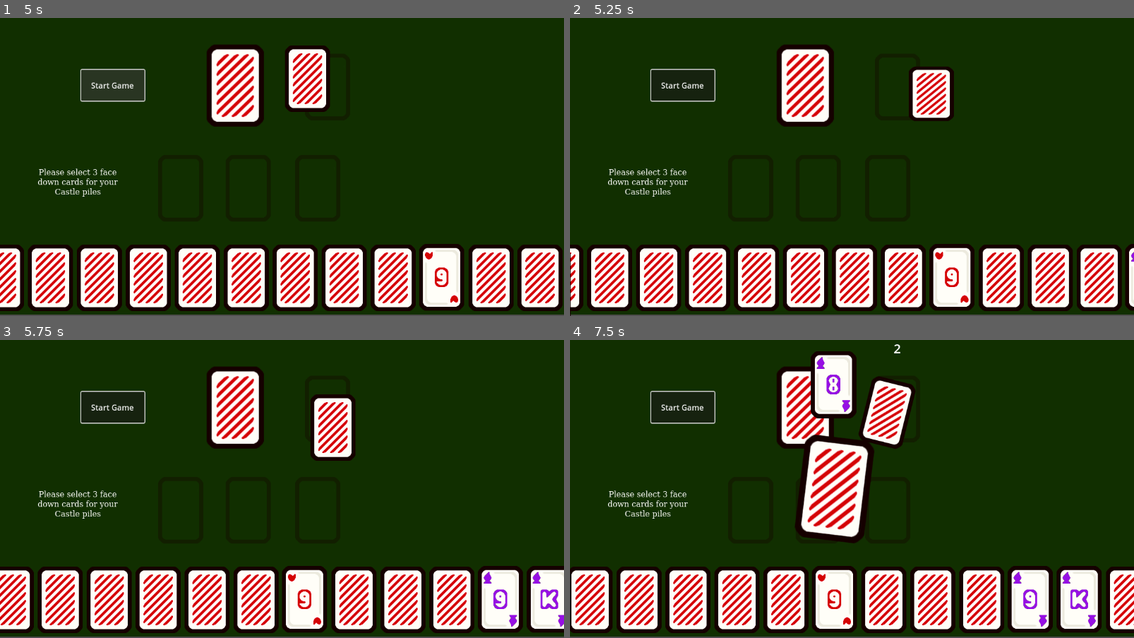
Above: before the commit, frames 1-4 (two rows, left to right).
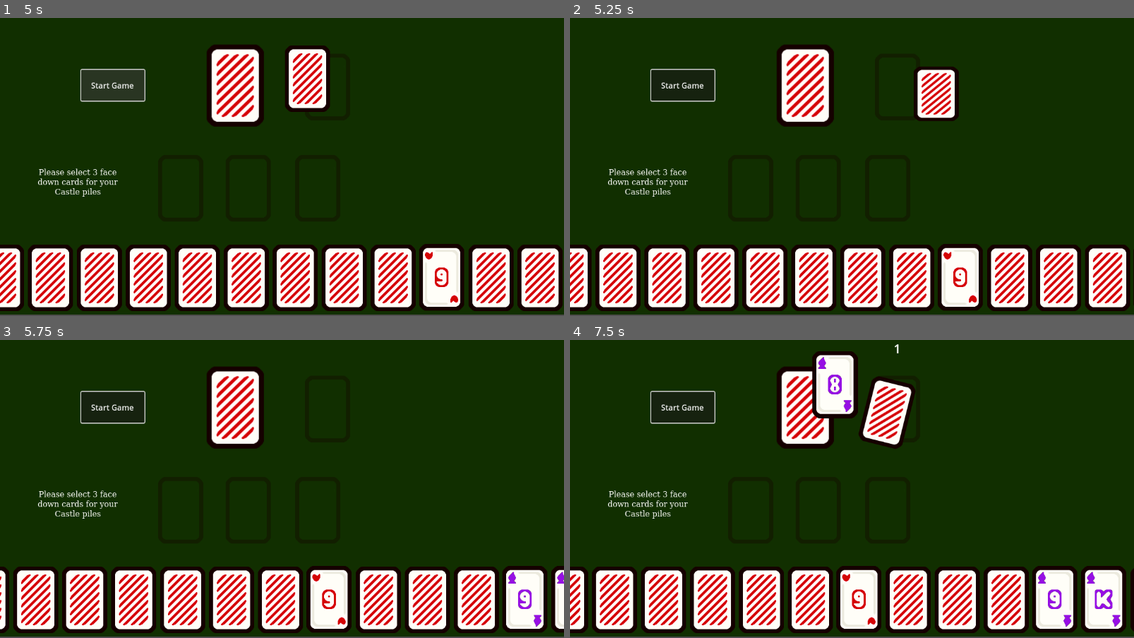
Above: after the commit, the same moments.

Repository: boots0/castles
Game: Godot game, scene res://main.tscn
The game is run twice, just before and just after one commit, with the same random seed, the same clock (stepped at 60 frames per second) and the same inputs.
Inputs (mouse positions are in pixels of both pictures, inside the frame that each line leads up to):
- Up to frame 1 (5 s): click "Start Game" at 0.5 s; click "Start Game" at 1.25 s; click (236, 83) at 2 s; click (236, 83) at 2.75 s; click (236, 83) at 3.5 s; click "Start Game" at 4.25 s
- Up to frame 2 (5.25 s): drag from (575, 280) to (897, 86) at 5.02 s
- Up to frame 3 (5.75 s): no input
- Up to frame 4 (7.5 s): drag from (581, 602) to (897, 408) at 5.77 s; move the mouse to (885, 414) at 6.52 s; hold Right mouse button (right click) 6.53-7.25 s; click (885, 414) at 6.8 s; tap Enter at 7.25 s; drag from (902, 408) to (654, 599) at 7.27 s

Frame 1 is identical in both runs. In frame 2, 14% of the frame differs, in the area x 0-100%, y 16-100%; in frame 3, 18%; in frame 4, 21%, in the area x 0-100%, y 1-99%.
Error before the commit: Invalid access to property or key 'card_collision_shape' on a base object of type 'Control (Card)'. (res://Scenes/card/card_states/card_dragging_state.gd:11)

Commit message:
Implemented start of setup phase, and disabling cards when played on a pile

Diff:
--- a/Scenes/card/card.gd
+++ b/Scenes/card/card.gd
@@ -18,12 +18,14 @@
 var sprite_region: Rect2  # stores card's sprite region
 var played: bool = false
 var card_size
+var input_enabled
 
 func initialize(suit, rank, value, sprite_region):
 	self.suit = suit
 	self.rank = rank
 	self.value = value
 	self.sprite_region = sprite_region
+	self.input_enabled = true
 
 	# Set up front and back images
 	var card_image = get_node("CardFront")
@@ -36,15 +38,24 @@
 	card_state_machine.init(self)
 
 func _input(event: InputEvent) -> void:
+
+	if not input_enabled:
+		return
 	card_state_machine.on_input(event)
 
 func _on_gui_input(event: InputEvent) -> void:
+	if not input_enabled:
+		return
 	card_state_machine.on_gui_input(event)
 
 func _on_mouse_entered() -> void:
+	if not input_enabled:
+		return
 	card_state_machine.on_mouse_entered()
 
 func _on_mouse_exited() -> void:
+	if not input_enabled:
+		return
 	card_state_machine.on_mouse_exited()
 
 
@@ -52,8 +63,12 @@
 func _on_drop_point_detector_area_entered(area: Area2D) -> void:
 	if not targets.has(area):
 		targets.append(area)
-		print("Hovering over ", targets)
 
 func _on_drop_point_detector_area_exited(area: Area2D) -> void:
 	targets.erase(area)
-	print("Removed target array item", targets)
+
+func set_playable(status: bool):
+	self.input_enabled = status
+
+func reveal():
+	card_image.visible = true  # Show the card front
--- a/Scenes/card/card_states/card.tscn
+++ b/Scenes/card/card_states/card.tscn
@@ -164,11 +164,63 @@
 "values": [Vector2(1, 1), Vector2(1, -0.1), Vector2(1, 1)]
 }
 
+[sub_resource type="Animation" id="Animation_w545l"]
+resource_name = "card_turn"
+tracks/0/type = "value"
+tracks/0/imported = false
+tracks/0/enabled = true
+tracks/0/path = NodePath("CardFront:visible")
+tracks/0/interp = 1
+tracks/0/loop_wrap = true
+tracks/0/keys = {
+"times": PackedFloat32Array(0, 0.1),
+"transitions": PackedFloat32Array(1, 1),
+"update": 1,
+"values": [false, true]
+}
+tracks/1/type = "value"
+tracks/1/imported = false
+tracks/1/enabled = true
+tracks/1/path = NodePath("CardBack:visible")
+tracks/1/interp = 1
+tracks/1/loop_wrap = true
+tracks/1/keys = {
+"times": PackedFloat32Array(0, 0.1),
+"transitions": PackedFloat32Array(1, 1),
+"update": 1,
+"values": [true, false]
+}
+tracks/2/type = "value"
+tracks/2/imported = false
+tracks/2/enabled = true
+tracks/2/path = NodePath("CardBack:scale")
+tracks/2/interp = 1
+tracks/2/loop_wrap = true
+tracks/2/keys = {
+"times": PackedFloat32Array(0, 0.1, 0.2),
+"transitions": PackedFloat32Array(1, 1, 1),
+"update": 0,
+"values": [Vector2(1, 1), Vector2(-0.1, 1), Vector2(-0.1, 1)]
+}
+tracks/3/type = "value"
+tracks/3/imported = false
+tracks/3/enabled = true
+tracks/3/path = NodePath("CardFront:scale")
+tracks/3/interp = 1
+tracks/3/loop_wrap = true
+tracks/3/keys = {
+"times": PackedFloat32Array(0, 0.1, 0.2),
+"transitions": PackedFloat32Array(1, 1, 1),
+"update": 0,
+"values": [Vector2(1, 1), Vector2(-0.1, 1), Vector2(1, 1)]
+}
+
 [sub_resource type="AnimationLibrary" id="AnimationLibrary_dk0sk"]
 _data = {
 "RESET": SubResource("Animation_6uy8y"),
 "card_flip": SubResource("Animation_jgehb"),
-"card_flip_start": SubResource("Animation_c1r7n")
+"card_flip_start": SubResource("Animation_c1r7n"),
+"card_turn": SubResource("Animation_w545l")
 }
 
 [node name="Card" type="Control"]
--- a/Scenes/card/card_states/card_dragging_state.gd
+++ b/Scenes/card/card_states/card_dragging_state.gd
@@ -7,9 +7,6 @@
 	if ui_layer:
 		# card picked up by player and dragging, put it in ui_layer(2)
 		card.reparent_requested.emit(card, card.Destination.UI_LAYER)
-
-	if not card.card_collision_shape.disabled:
-		card.card_collision_shape.disabled = false
 
 
 	card.scale = Vector2(1.05, 1.05)
--- a/Scenes/ui/player_hand.gd
+++ b/Scenes/ui/player_hand.gd
@@ -1,6 +1,7 @@
 extends Node2D
 class_name PlayerHand
 
+signal card_removed(hand_count: int)
 # exported variables
 @export var card_width: float = 30.0
 @export var hand_y_position: float = 500.0
@@ -31,8 +32,8 @@
 	if card in player_hand:
 		# card is in player hand. erase card and update hand positions
 		player_hand.erase(card)
-		print(card.name, " removed. Hand: ", player_hand)
 		update_hand_positions()
+		emit_signal("card_removed", player_hand.size())
 
 func update_hand_positions(speed: float = default_card_move_speed) -> void:
 	for i in range(player_hand.size()):
@@ -51,3 +52,12 @@
 	var tween = get_tree().create_tween()
 	# .tween_property(object we want moved, property being changed, the change, speed)
 	tween.tween_property(card, "global_position", new_position, speed)
+
+# after player selects 3 face down cards to play, reveal all cards
+func flip_cards():
+	# Loop through children
+	for child in get_children():
+		if child is Card:
+			# child is card, flip it over
+			child.get_node("AnimationPlayer").play("card_turn")
+			child.reveal()
--- a/Scripts/card_pile.gd
+++ b/Scripts/card_pile.gd
@@ -33,7 +33,7 @@
 				card.rotation_degrees = randf_range(-15, 15)
 
 				# disable card from being clicked
-				card_collision_shape.disabled = true
+				card.set_playable(false)
 
 				pile_text.text = str(card_pile.size())
 			else:
@@ -51,7 +51,7 @@
 		card.rotation_degrees = randf_range(-20, 20)
 
 		# disable clicking
-		card_collision_shape.disabled = true
+		card.set_playable(false)
 
 		card_pile.append(card)
 		pile_text.text = str(card_pile.size())
--- a/Scripts/castle_pile.gd
+++ b/Scripts/castle_pile.gd
@@ -3,6 +3,7 @@
 var castle_pile = []
 var pile_center
 var right_offset = Vector2(20, 0)
+
 
 # Called when the node enters the scene tree for the first time.
 func _ready() -> void:
@@ -11,10 +12,21 @@
 
 func add_card_to_pile(card: Card):
 	if castle_pile.size() < 2:
+		# pile max not reached
 		if castle_pile.size() == 0:
+			# this is the first card
 			# center the card on top of the pile
 			card.global_position = pile_center - (card.card_size / 2)
 			castle_pile.append(card)
+
+			# disable clicking
+			card.set_playable(false)
 		else:
+			# second card
 			card.global_position = pile_center - (card.card_size / 2) + right_offset
 			castle_pile.append(card)
+			# disable clicking
+			card.set_playable(false)
+	else:
+		# castle pile max reached, reparent
+		card.reparent_requested.emit(card, card.Destination.HAND)
--- a/Scripts/playing_ui.gd
+++ b/Scripts/playing_ui.gd
@@ -11,6 +11,10 @@
 @export var card_scene: PackedScene
 
 var pressed = false
+var phase = 0
+
+func _ready() -> void:
+	player_hand.connect("card_removed", _on_setup_blind_piles)
 
 func _on_deck_button_down() -> void:
 	# grab the output of deck's draw_card()
@@ -54,7 +58,7 @@
 
 	if destination == card.Destination.UI_LAYER:
 		print("Reparenting to UI Layer")
-		player_hand.remove_card_from_hand(card)
+		#player_hand.remove_card_from_hand(card)
 		card.reparent(self)
 		return
 
@@ -73,4 +77,12 @@
 		drawn_card.global_position = deck_reference.global_position - (drawn_card.card_size / 2)
 		# add the card to the player's hand - should this happen here?
 		player_hand.add_card_to_hand(drawn_card)
+
 	game_text.text = "Please select 3 face down cards for your Castle piles"
+
+func _on_setup_blind_piles(hand_count: int) -> void:
+	print("running on setup blind piles")
+	if hand_count == 6 and phase == 0:
+		player_hand.flip_cards()
+		game_text.text = "Please select 3 face up cards for your Castle piles"
+	print("not ready")
Not shown: 1 places in Scenes/card/card_states/card.tscn that only renumber resources
